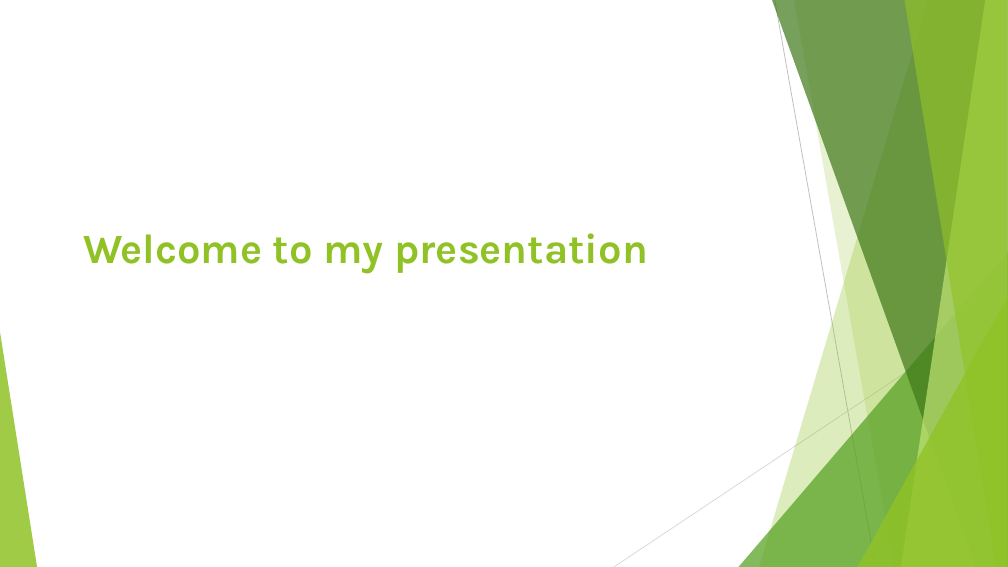
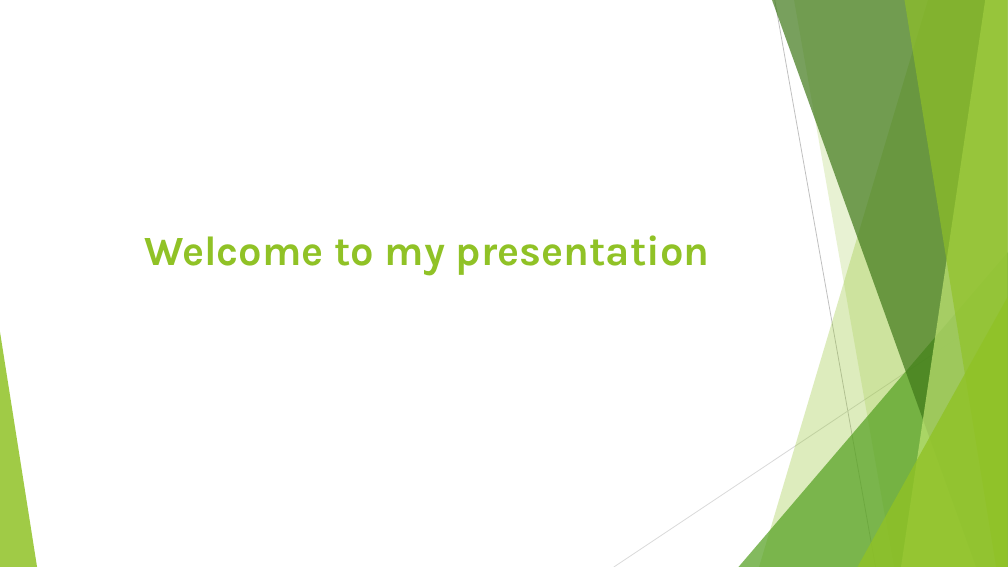
Before and after one commit to nahidulislamshakin/EduAssess360-Project-Plan-Presentation, a slide deck: slide 2 of Project Plan Presentation.pptx. Drawn at 1008x567 pixels with LibreOffice and Linux fonts; fonts in the diff are those of the drawing. Boxes give left, top, right and bottom in pixels: in the first picture for what was removed or moved away, otherwise in the second. Text is boxed around its words. In the diff, an @@ line names an element or a change of style, - is before the commit and + after.

Commit message:
Title Correction

```diff
--- a/Project Plan Presentation.pptx
+++ b/Project Plan Presentation.pptx
@@ title "Welcome to my presentation": place and size @@
-title "Welcome to my presentation" at box(83, 233, 648, 274)
+title "Welcome to my presentation" at box(145, 235, 710, 275)
@@ title "Welcome to my presentation" at box(145, 235, 710, 275): alignment left to centre; vertical alignment top to middle @@
```
Also in this commit, not shown: 1 other slide changed.
